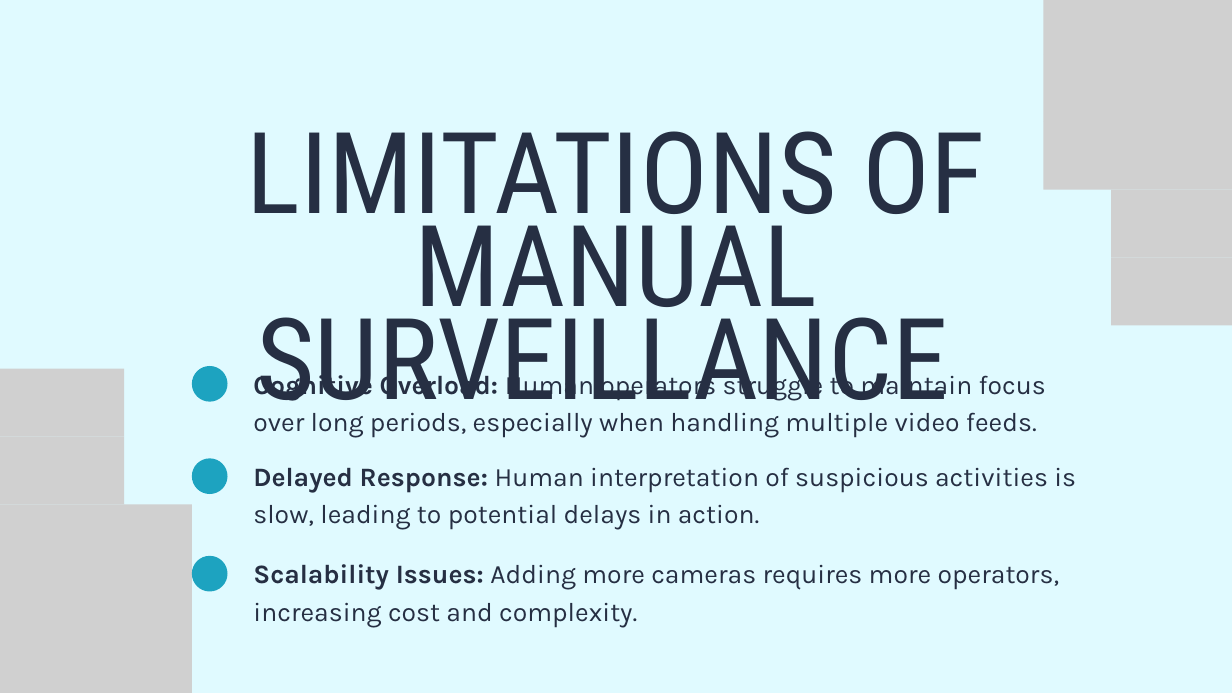
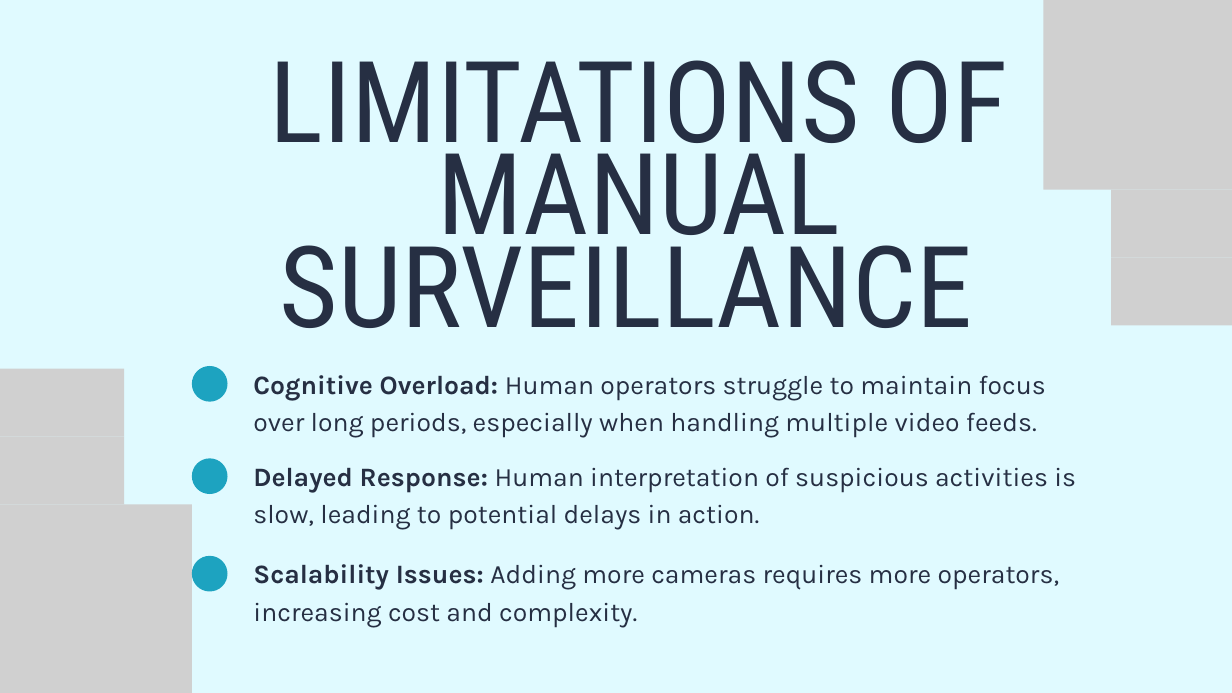
Before and after one commit to rishabhkp28/PCSE25-49, a slide deck: slide 4 of Final Presentation.pptx. Drawn at 1232x693 pixels with LibreOffice and Linux fonts; fonts in the diff are those of the drawing; grey boxes stand for pictures. Boxes give left, top, right and bottom in pixels: in the first picture for what was removed or moved away, otherwise in the second. Text is boxed around its words. In the diff, an @@ line names an element or a change of style, - is before the commit and + after.

```diff
--- a/Final Presentation.pptx
+++ b/Final Presentation.pptx
@@ text "LIMITATIONS OF MANUAL SURVEILLANCE" rewrapped from bbox=[246, 131, 985, 426] to bbox=[270, 60, 1008, 328] @@
```
Also in this commit, not shown: 4 other slides changed, 1 slide added.
